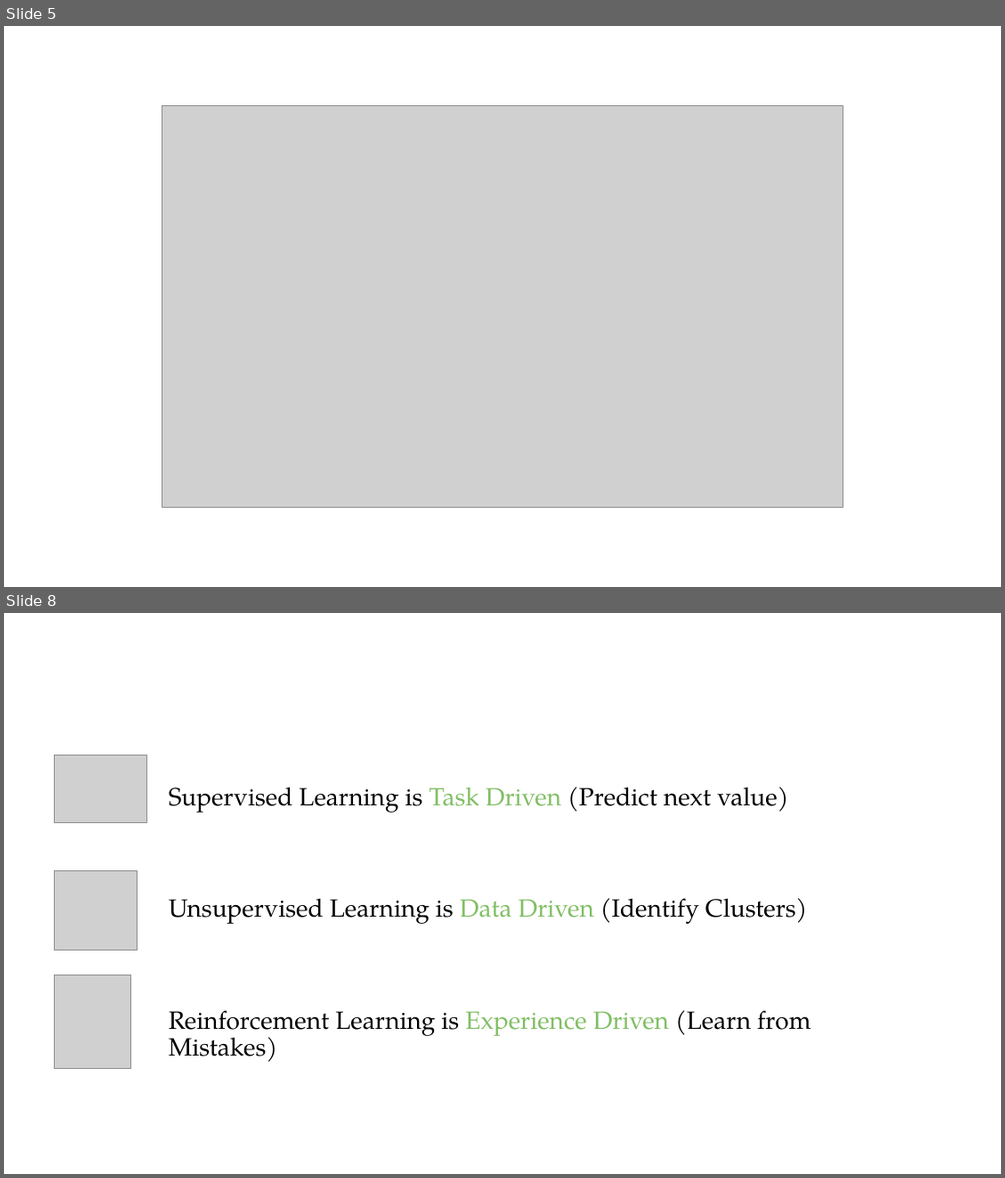
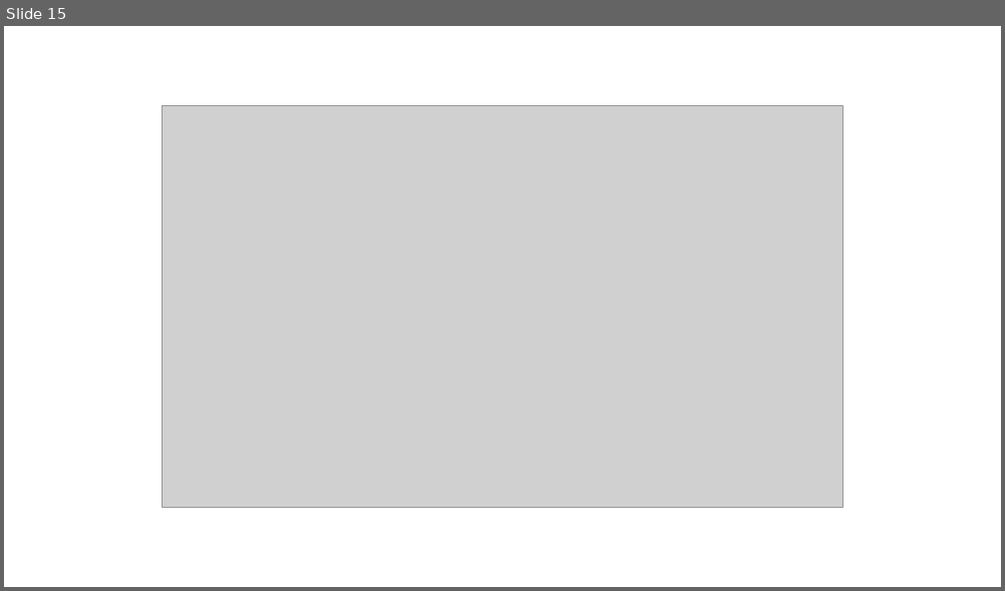
Before and after one commit to PracticumAI-Test/what_is_ai, a slide deck: ai_systems.pptx. Shown one above the other, each under a label of ours: slides 5 and 8 before the commit, slide 15 after it; the slides between them are not shown. The pictures are 1005x1178 and 1005x591 pixels, drawn with LibreOffice and Linux fonts; fonts in the diff are those of the drawing; grey boxes stand for pictures. Boxes give left, top, right and bottom in pixels: in the first picture for what was removed or moved away, otherwise in the second. Text is boxed around its words. In the diff, an @@ line names an element or a change of style, - is before the commit and + after.

```diff
--- a/ai_systems.pptx
+++ b/ai_systems.pptx
@@ slide 8 removed at [4,613,1001,1174], background #FFFFFF @@
@@ picture removed at [55,755,147,821] @@
@@ text removed at [169,787,810,1062] @@
-Supervised Learning is Task Driven (Predict next value)
-Unsupervised Learning is Data Driven (Identify Clusters)
-Reinforcement Learning is Experience Driven (Learn from Mistakes)
@@ picture removed at [55,871,138,950] @@
@@ picture removed at [55,975,131,1069] @@
@@ what was slide 5 is now slide 15 @@
```
Also in this commit, not shown: 10 slides changed, 4 slides added, 8 other slides removed, 1 other file.
